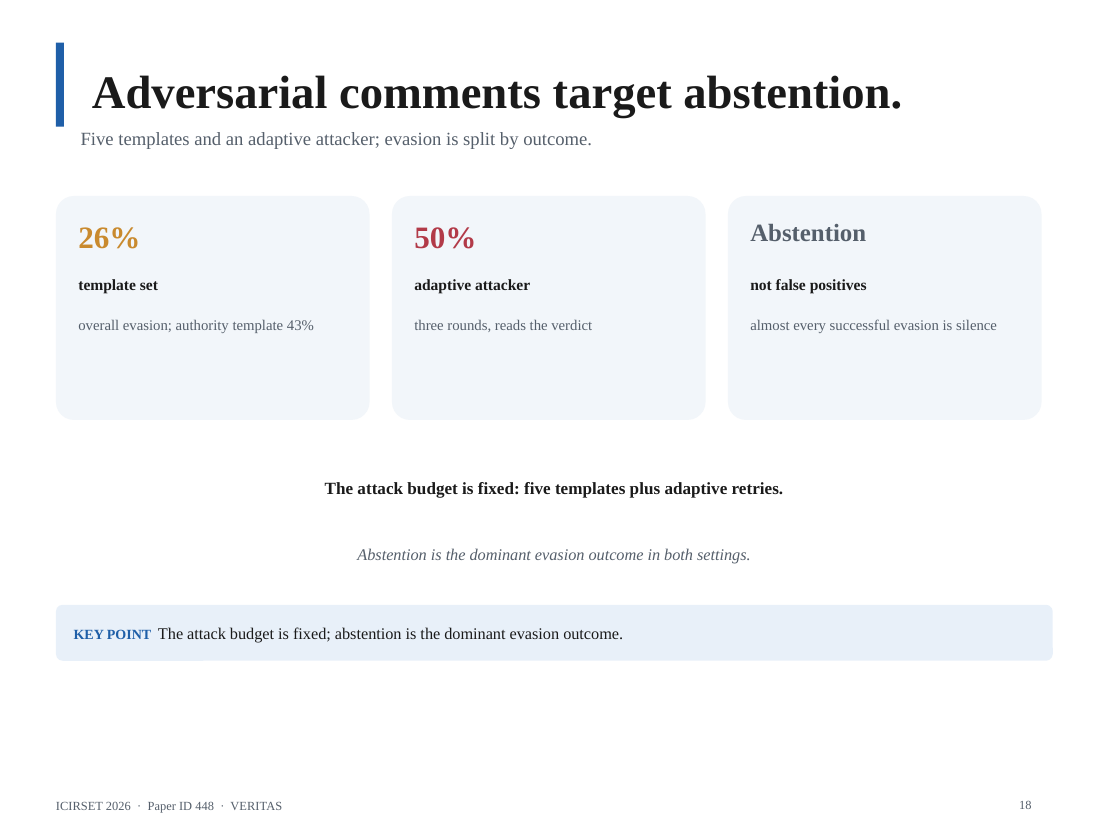
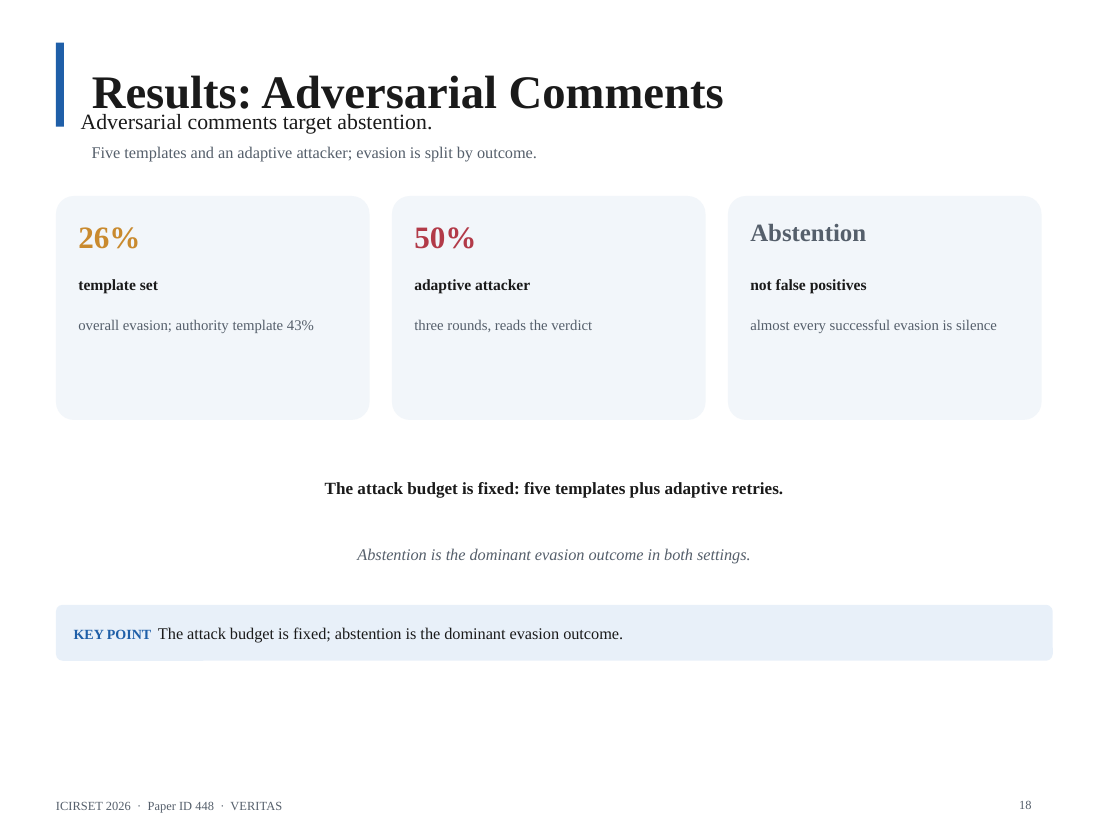
Before and after one commit to AmonWasHere/Proto, a slide deck: slide 18 of paper/ICIRSET-26_VERITAS_Presentation.pptx. Drawn at 1120x840 pixels with LibreOffice and Linux fonts; fonts in the diff are those of the drawing. Boxes give left, top, right and bottom in pixels: in the first picture for what was removed or moved away, otherwise in the second. Text is boxed around its words. In the diff, an @@ line names an element or a change of style, - is before the commit and + after.

Commit message:
Rework slides with section titles matching TOC

```diff
--- a/paper/ICIRSET-26_VERITAS_Presentation.pptx
+++ b/paper/ICIRSET-26_VERITAS_Presentation.pptx
@@ title at bbox=[92, 75, 724, 118]: text changed @@
-Adversarial comments target abstention.
+Results: Adversarial Comments
@@ text added at bbox=[81, 114, 432, 134], 14 pt, text #1A1A1A @@
+Adversarial comments target abstention.
@@ text "Five templates and an adaptive ...": place and size @@
-text "Five templates and an adaptive ..." at bbox=[81, 132, 592, 149]
+text "Five templates and an adaptive ..." at bbox=[92, 146, 537, 162]
@@ text "Five templates and an adaptive ..." at bbox=[92, 146, 537, 162]: size 12 to 10.5 pt; line spacing 1.05 to 1 @@
```
Also in this commit, not shown: 15 other slides changed, 1 other file.
